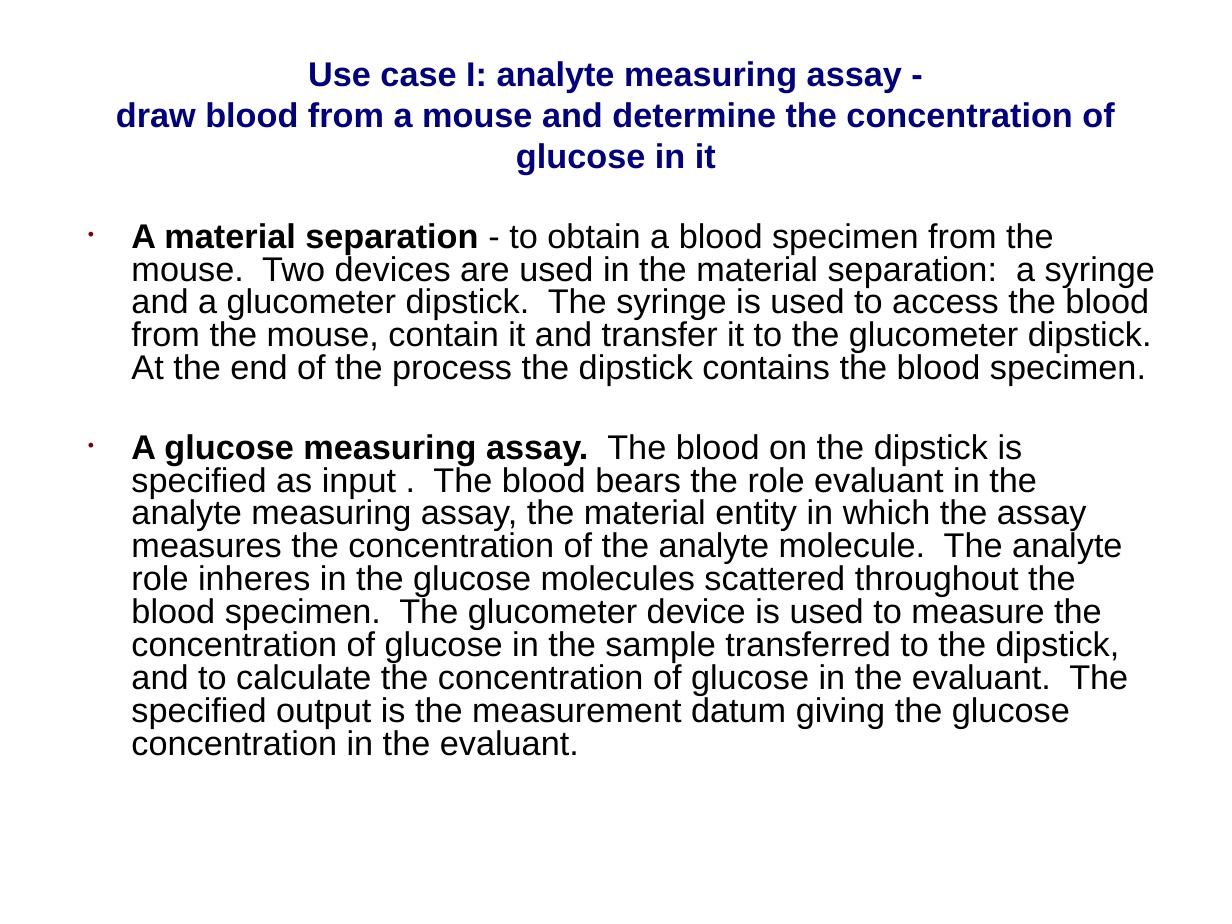
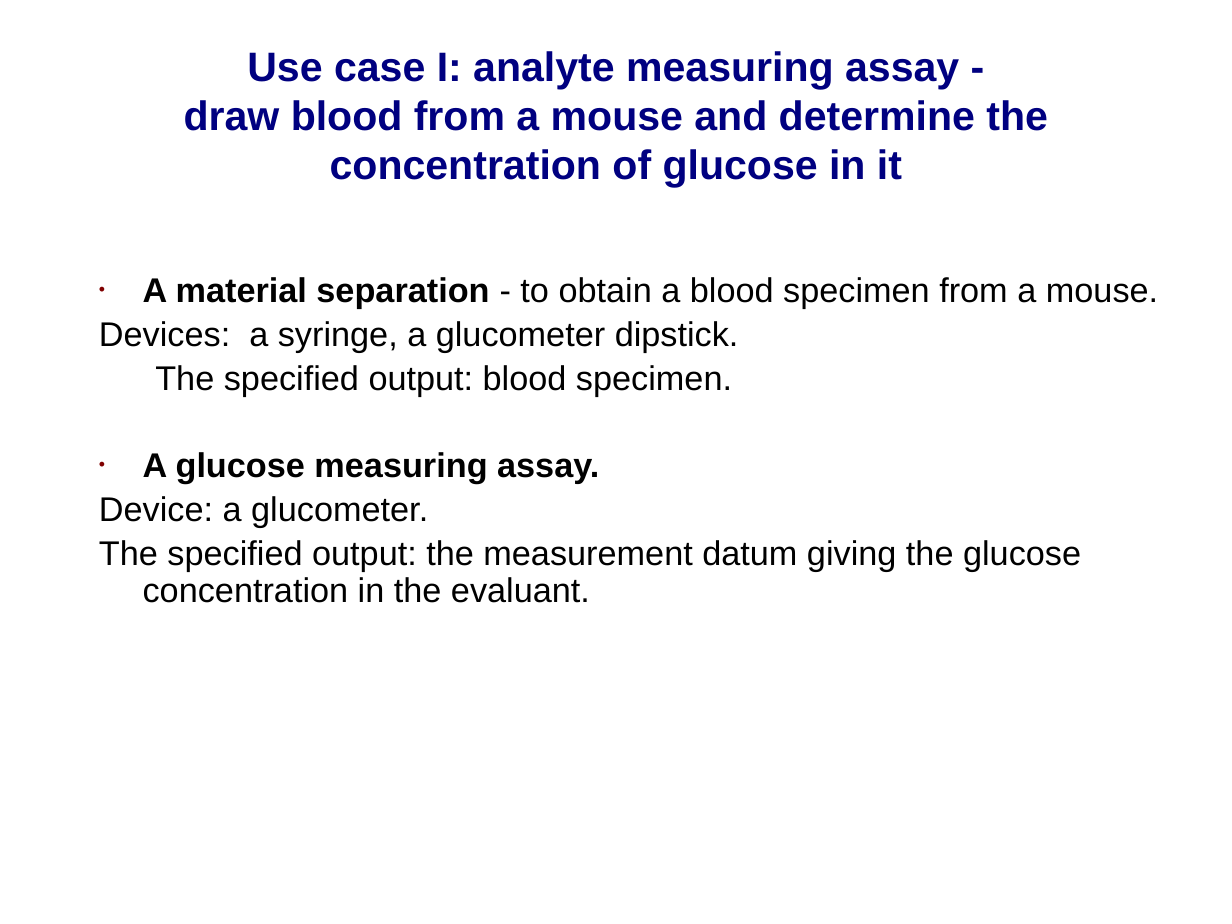
Before and after one commit to jamesaoverton/obi-backup, a slide deck: slide 7 of docs/papers/ISMB_2009/OBI-SIG.ppt (slide 9 before the commit). Drawn at 1232x924 pixels with LibreOffice and Linux fonts; fonts in the diff are those of the drawing; background and template pictures are left out. Boxes give left, top, right and bottom in pixels: in the first picture for what was removed or moved away, otherwise in the second. Text is boxed around its words. In the diff, an @@ line names an element or a change of style, - is before the commit and + after.

Commit message:
the final slides

```diff
--- a/docs/papers/ISMB_2009/OBI-SIG.ppt
+++ b/docs/papers/ISMB_2009/OBI-SIG.ppt
@@ title "Use case I: analyte measuring ..." at (x1=184, y1=51, x2=1048, y2=187): size 20 to 24 pt @@
@@ text at (x1=99, y1=277, x2=1158, y2=603): text changed @@
-• A material separation - to obtain a blood specimen from the mouse. Two devices are used in the material separation: a syringe and a glucometer dipstick. The syringe is used to access the blood from the mouse, contain it and transfer it to the glucometer dipstick. At the end of the process the dipstick contains the blood specimen.
-• A glucose measuring assay. The blood on the dipstick is specified as input . The blood bears the role evaluant in the analyte measuring assay, the material entity in which the assay measures the concentration of the analyte molecule. The analyte role inheres in the glucose molecules scattered throughout the blood specimen. The glucometer device is used to measure the concentration of glucose in the sample transferred to the dipstick, and to calculate the concentration of glucose in the evaluant. The specified output is the measurement datum giving the glucose concentration in the evaluant.
+• A material separation - to obtain a blood specimen from a mouse.
+Devices: a syringe, a glucometer dipstick.
+The specified output: blood specimen.
+• A glucose measuring assay.
+Device: a glucometer.
+The specified output: the measurement datum giving the glucose concentration in the evaluant.
```
Also in this commit, not shown: 3 other slides changed, 4 slides added, 4 slides removed.
